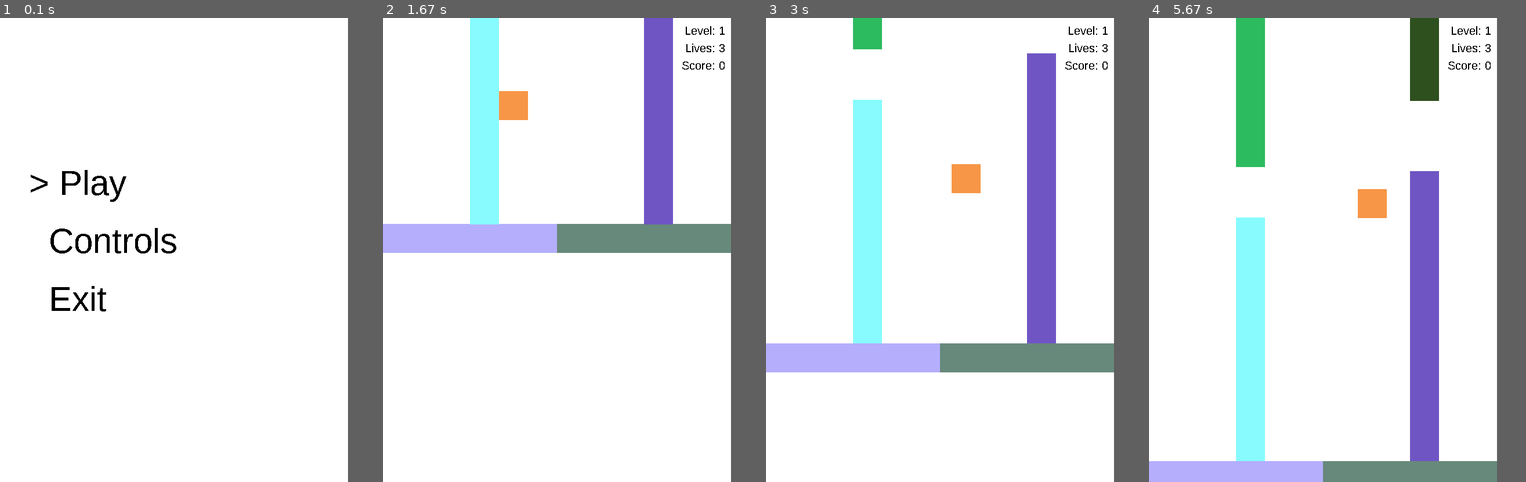
Above: before the commit, frames 1-4 (left to right).
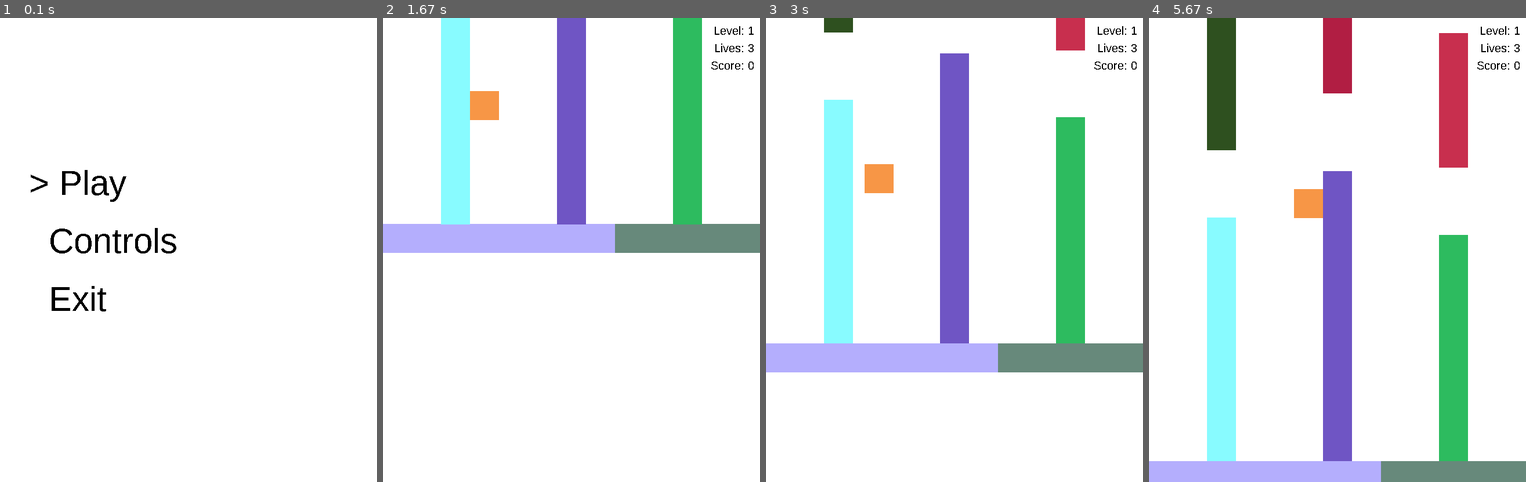
Above: after the commit, the same moments.

Repository: spookydoodle/bounce_pygame
Game: pygame game, started from main.py
Two runs of this game, one before a commit and one after it. Both use one fixed random seed, a clock stepped at 60 frames per second and the inputs below.
Inputs:
- Up to frame 1 (0.1 s): no input
- Up to frame 2 (1.67 s): tap Enter at 0.33 s; hold Right 0.67-1.13 s; hold Left from 1.17 s (still down)
- Up to frame 3 (3 s): release Left at 1.7 s; hold Right 2.17-2.8 s; hold Left from 2.83 s (still down)
- Up to frame 4 (5.67 s): release Left at 3.3 s; hold Right 3.33-3.8 s; hold Right 3.83-4.3 s; hold Left 4.33-4.87 s; hold Right from 5.33 s (still down)
In our replay, the window is 600x800 before the commit and 650x800 after it. These sizes can differ from the game's own. Grey fills any space a smaller window leaves; there, only what the larger window draws over its background counts as a difference.

The runs differ from the first frame. In frame 1, only the window size differs. In frame 2, 19% of the frame differs, in the area x 15-100%, y 0-51%; in frame 3, 25%; in frame 4, 33%, in the area x 15-100%, y 0-100%.

Commit message:
added three walls

Diff:
--- a/bounce/game.py
+++ b/bounce/game.py
@@ -16,7 +16,7 @@
         self.active_state = "Play"
         self.level = 0
 
-        self.gameboard = GameBoard([])
+        self.gameboard = GameBoard([], [])
 
         self.player = Player(speed_unit = 8)
         self.player.rect.x = 200
@@ -84,17 +84,17 @@
     def append_obstacle(self):
 
         width = 50
-        x_positions = [150, 450]
+        x_positions = [100, 300, 500]
 
         for x_pos in x_positions:
 
             height = random.randint(100, 400)
-            distance = random.randint(10, 150)
+            distance = random.randint(75, 150)
 
             self.gameboard.obstacles.append( Obstacle(
                 image = image.Image.create( (width, height) ),
                 x = x_pos,
-                y = self.gameboard.obstacles[-2].rect.y - distance - height)
+                y = self.gameboard.obstacles[-len(x_positions)].rect.y - distance - height)
                 )
 
     def remove_obstacle(self, n = 0):
--- a/bounce/gameboard.py
+++ b/bounce/gameboard.py
@@ -4,8 +4,9 @@
     MIN_POSITION = -2 ** 31
     MAX_POSITION = 2 ** 31
 
-    def __init__(self, obstacles):
+    def __init__(self, obstacles, collectables):
         self.obstacles = obstacles
+        self.collectables = collectables
 
     def obstacles_under(self, player):
         """
@@ -60,9 +61,10 @@
 
         return max(limits + [self.MIN_POSITION])
 
-    # returns true if there are no obstacles on the right/left to the player
-    def is_no_right_limit(self, player):
-        return self.limit_right(player) == self.MAX_POSITION
 
-    def is_no_left_limit(self, player):
-        return self.limit_left(player) == self.MIN_POSITION
+    # returns true if player is colliding with the nearest obstacle on their right hand side
+    def is_colliding_right(self, player):
+        return player.rect.right == self.limit_right(player)
+
+    def is_colliding_left(self, player):
+        return player.rect.left == self.limit_left(player)
--- a/bounce/obstacles_list.py
+++ b/bounce/obstacles_list.py
@@ -10,24 +10,30 @@
     'P_01' : {
         'type' : 1,
         'position': {'x': 0, 'y': 0},
-        'size': {'width': 300, 'height': 50}
+        'size': {'width': 400, 'height': 50}
         },
 
     'P_02' : {
         'type' : 1,
-        'position': {'x': 300, 'y': 0},
-        'size': {'width': 300, 'height': 50}
+        'position': {'x': 400, 'y': 0},
+        'size': {'width': 400, 'height': 50}
         },
 
     'W_01' : {
         'type' : 1,
-        'position': {'x': 150, 'y': -420},
+        'position': {'x': 100, 'y': -420},
         'size': {'width': 50, 'height': 420}
         },
 
     'W_02' : {
         'type' : 1,
-        'position': {'x': 450, 'y': -500},
+        'position': {'x': 300, 'y': -500},
         'size': {'width': 50, 'height': 500}
+        },
+
+    'W_03' : {
+        'type' : 1,
+        'position': {'x': 500, 'y': -390},
+        'size': {'width': 50, 'height': 390}
         }
     }
--- a/bounce/player.py
+++ b/bounce/player.py
@@ -82,10 +82,10 @@
 
 
             # fall to the right/left if obstacle's end is reached
-            if self.direction == 'R' and gameboard.is_no_right_limit(self):
+            if self.direction == 'R' and  not gameboard.is_colliding_right(self):
                 self.v_x = self.speed_unit
 
-            if self.direction == 'L' and gameboard.is_no_left_limit(self):
+            if self.direction == 'L' and not gameboard.is_colliding_left(self):
                 self.v_x = - self.speed_unit
 
 
--- a/main.py
+++ b/main.py
@@ -10,7 +10,7 @@
 from bounce.destination import Destination
 from bounce import image, image_paths
 
-size = width, height = (600, 800)
+size = width, height = (650, 800)
 
 # Set game window frame, background amd fonts for printing
 pygame.init()
